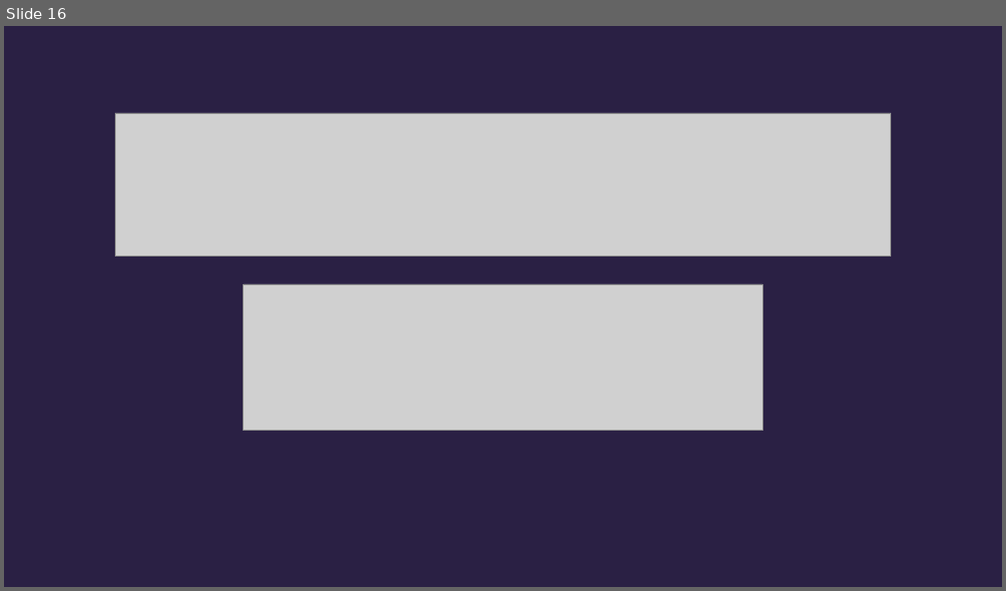
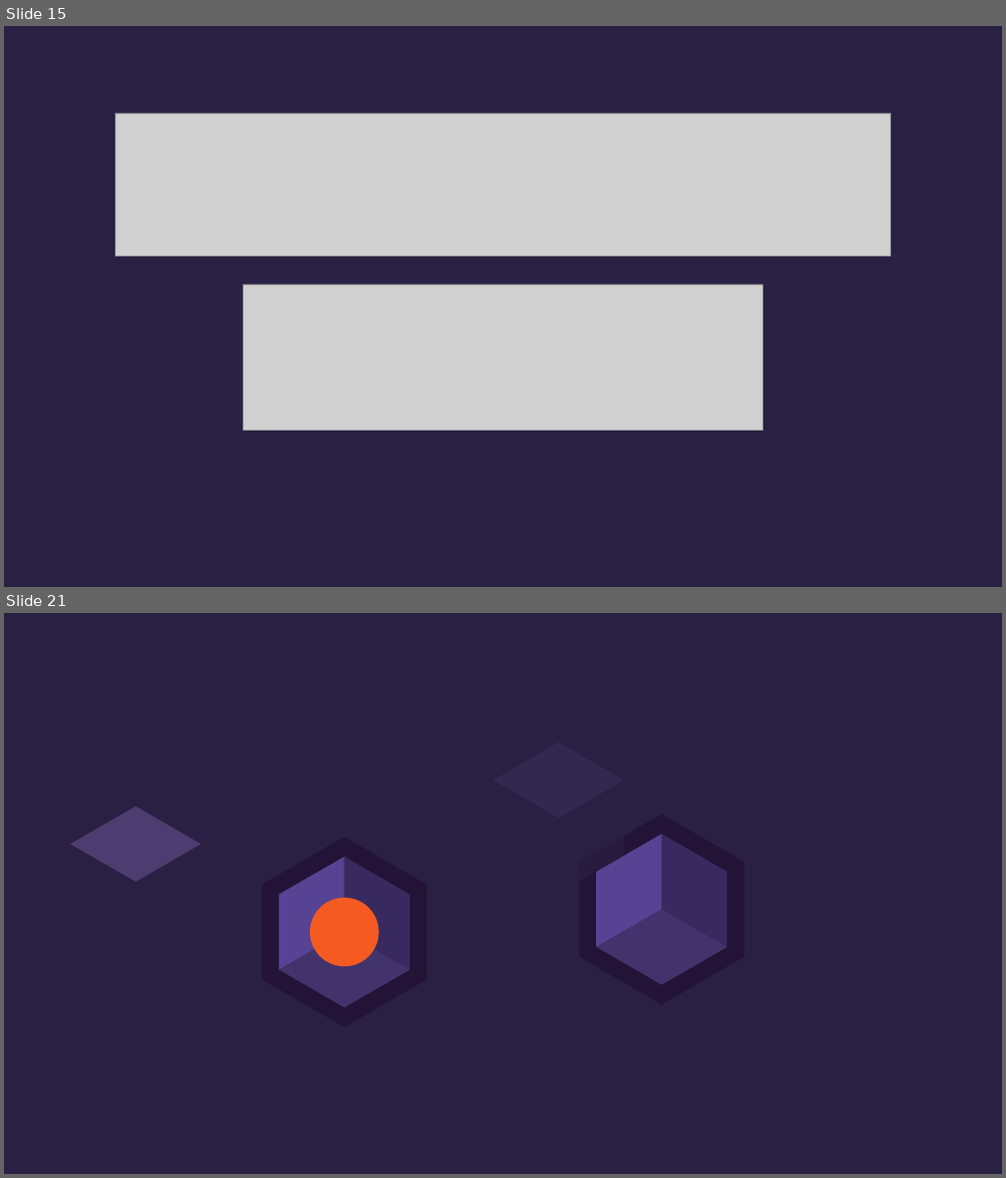
Before and after one commit to asynkron/website, a slide deck: media/retro.pptx. Shown one above the other, each under a label of ours: slide 16 before the commit, slides 15 and 21 after it; the slides between them are not shown. The pictures are 1006x591 and 1006x1178 pixels, drawn with LibreOffice and Linux fonts; fonts in the diff are those of the drawing; grey boxes stand for pictures. Boxes give left, top, right and bottom in pixels: in the first picture for what was removed or moved away, otherwise in the second. Text is boxed around its words. In the diff, an @@ line names an element or a change of style, - is before the commit and + after.

```diff
--- a/media/retro.pptx
+++ b/media/retro.pptx
@@ slide 21 added at (x1=4, y1=613, x2=1002, y2=1174), background #2A2044 @@
@@ freeform shape added at (x1=494, y1=743, x2=625, y2=818), fill #B493F2 at 7% opacity @@
@@ freeform shape added at (x1=460, y1=761, x2=592, y2=913), fill #2A2044 at 36% opacity @@
@@ freeform shape added at (x1=526, y1=761, x2=656, y2=913), fill #2A2044 at 66% opacity @@
@@ freeform shape added at (x1=70, y1=807, x2=201, y2=882), fill #B493F2 at 25% opacity @@
@@ freeform shape added at (x1=563, y1=816, x2=694, y2=966), fill #574393 @@
@@ hexagon added at (x1=579, y1=814, x2=745, y2=1005), fill #231437 @@
@@ freeform shape added at (x1=629, y1=816, x2=760, y2=966), fill #382A5E @@
@@ freeform shape added at (x1=38, y1=825, x2=168, y2=976), fill #2A2044 at 36% opacity @@
@@ freeform shape added at (x1=103, y1=825, x2=234, y2=976), fill #2A2044 at 66% opacity @@
@@ freeform shape added at (x1=247, y1=838, x2=377, y2=989), fill #574393 @@
@@ hexagon added at (x1=261, y1=837, x2=427, y2=1028), fill #231437 @@
@@ freeform shape added at (x1=312, y1=838, x2=443, y2=989), fill #382A5E @@
@@ ellipse added at (x1=310, y1=897, x2=379, y2=966), fill #F55A22 @@
@@ freeform shape added at (x1=596, y1=909, x2=727, y2=985), fill #42336C @@
@@ freeform shape added at (x1=279, y1=933, x2=410, y2=1008), fill #42336C @@
@@ what was slide 16 is now slide 15 @@
```
Also in this commit, not shown: 7 slides changed, 16 other slides added, 11 slides removed, 5 other files.
